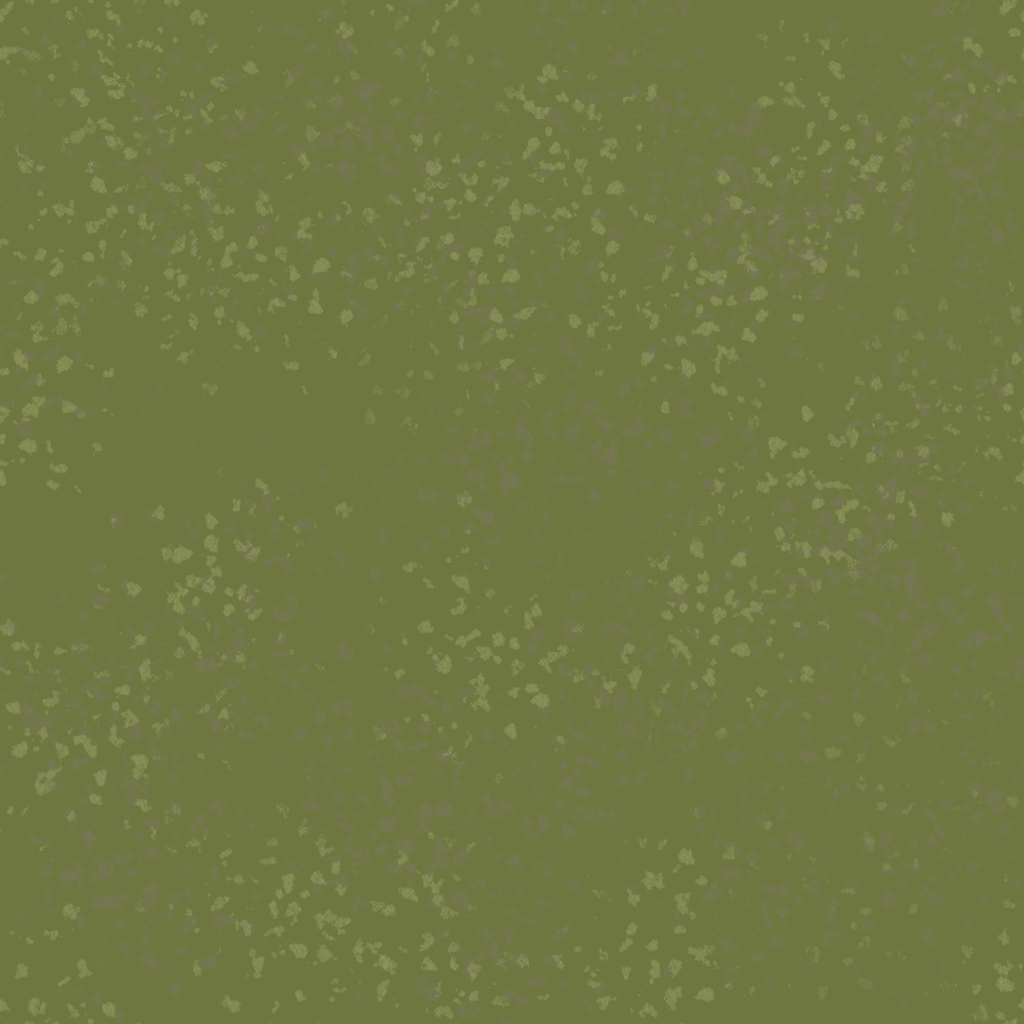
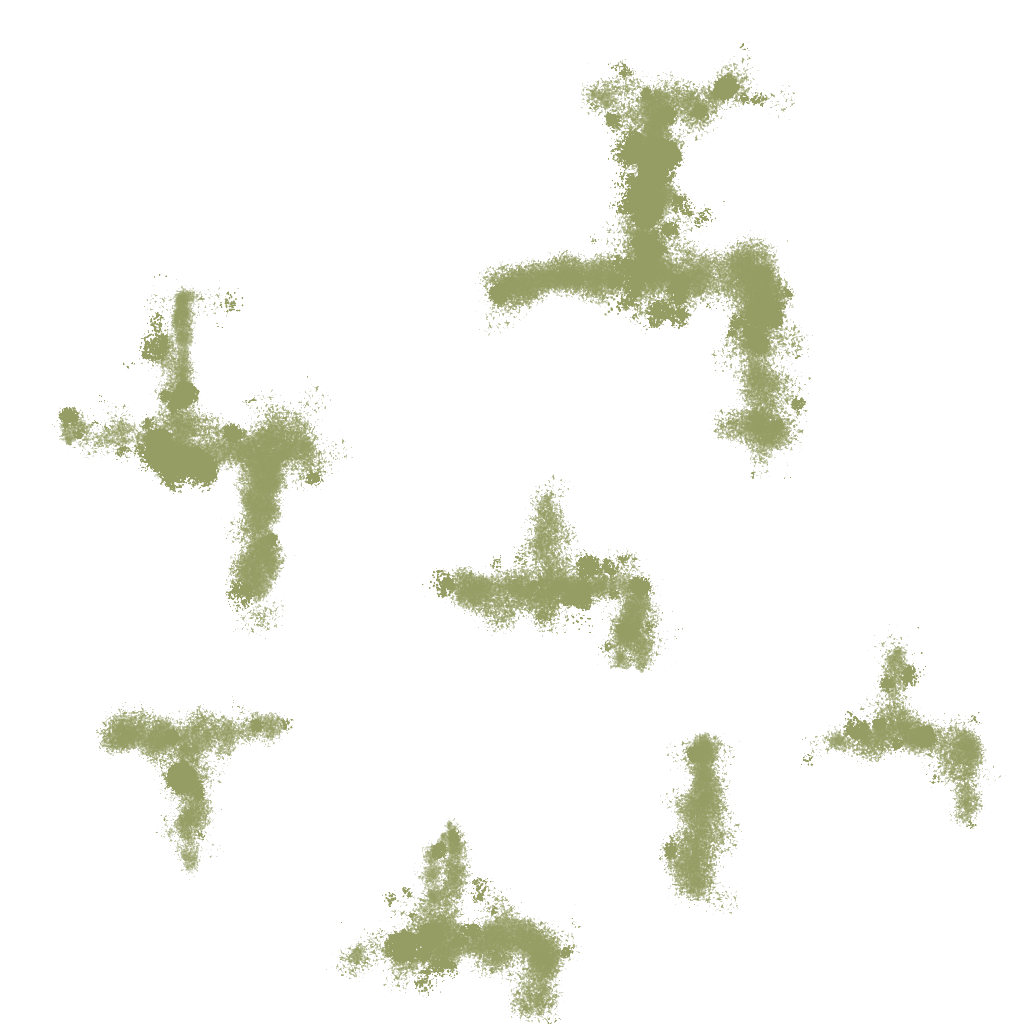
Layers edited between the first and the second (1024, 1024) image:
hid "Moss" over left=0, top=0, right=1024, bottom=1024
added layer "Calque 1" above "Brick" over left=52, top=41, right=1006, bottom=1024
hid "Brick", painted on it over left=0, top=0, right=1024, bottom=1024
hid "Rock" over left=0, top=0, right=1024, bottom=1024
hid "Arrière-plan" over left=0, top=0, right=1024, bottom=1024
